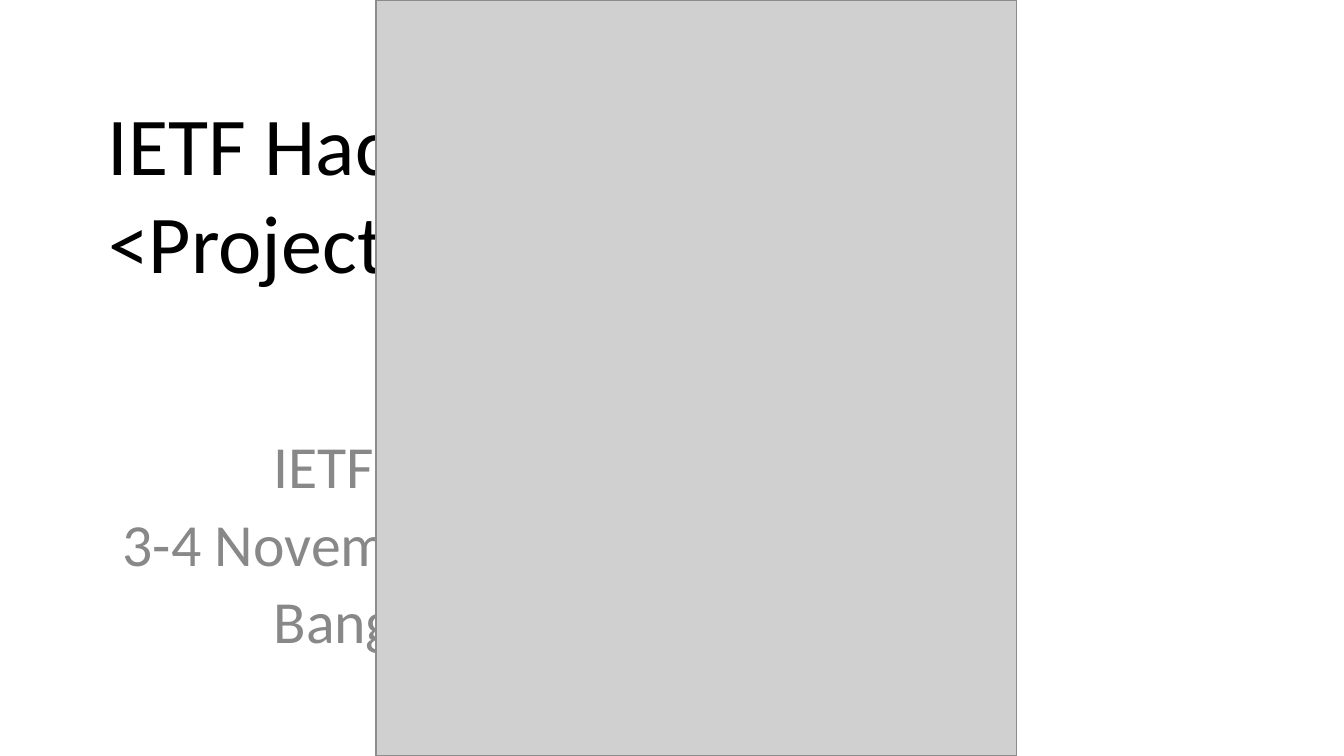
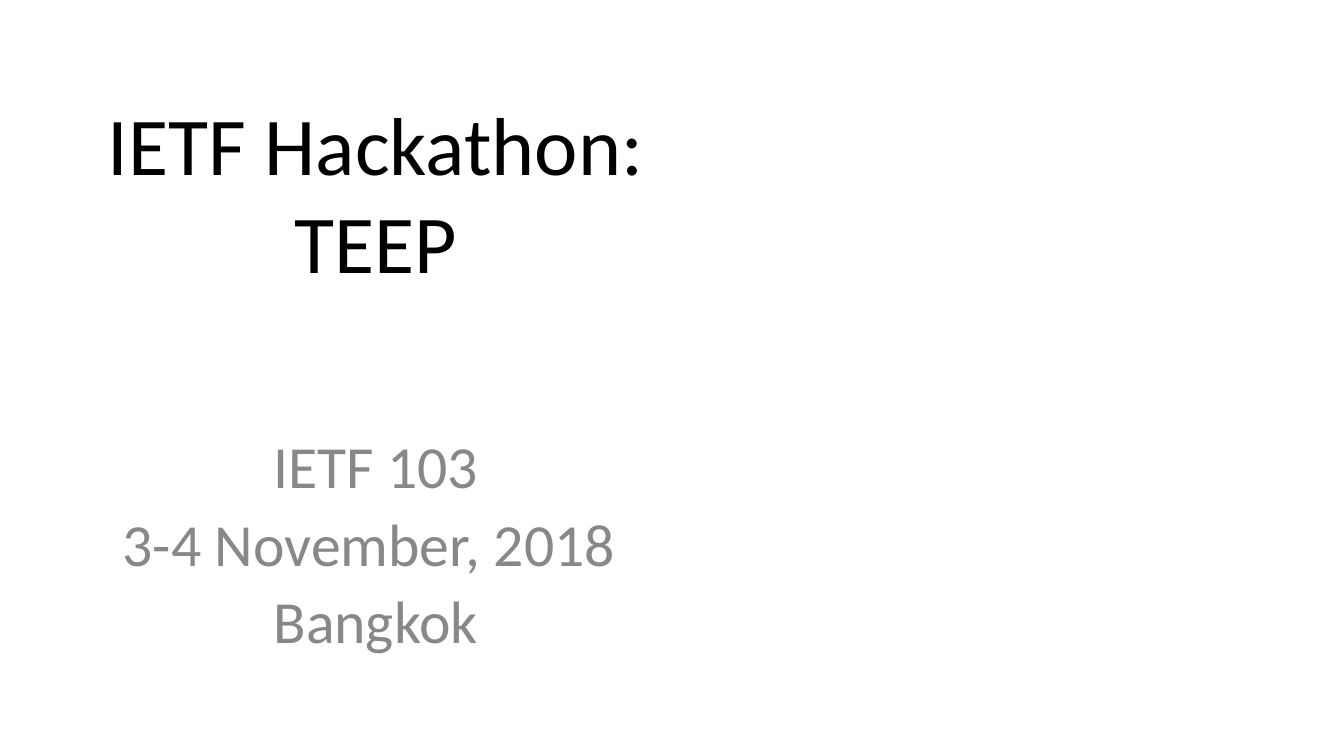
Before and after one commit to IETF-Hackathon/ietf103-project-presentations, a slide deck: slide 1 of teep-hackathon103.pptx. Drawn at 1344x756 pixels with LibreOffice and Linux fonts; fonts in the diff are those of the drawing; grey boxes stand for pictures. Boxes give left, top, right and bottom in pixels: in the first picture for what was removed or moved away, otherwise in the second. Text is boxed around its words. In the diff, an @@ line names an element or a change of style, - is before the commit and + after.

Commit message:
Remove image

```diff
--- a/teep-hackathon103.pptx
+++ b/teep-hackathon103.pptx
@@ picture removed at (376, 0, 1017, 755) @@
@@ title at (108, 118, 644, 273): text changed @@
-IETF Hackathon:
-<Project Name>
+IETF Hackathon:
+TEEP
```
